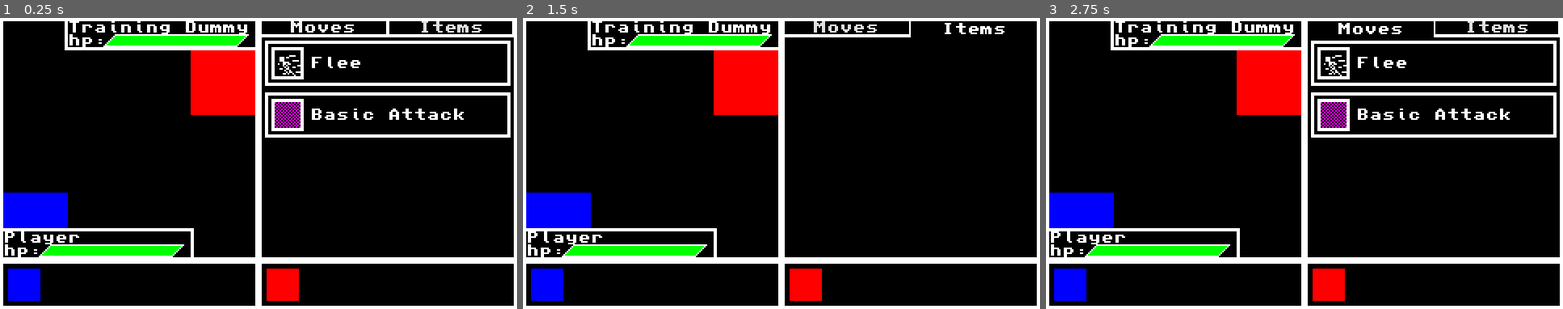
Above: before the commit, frames 1-3 (left to right).
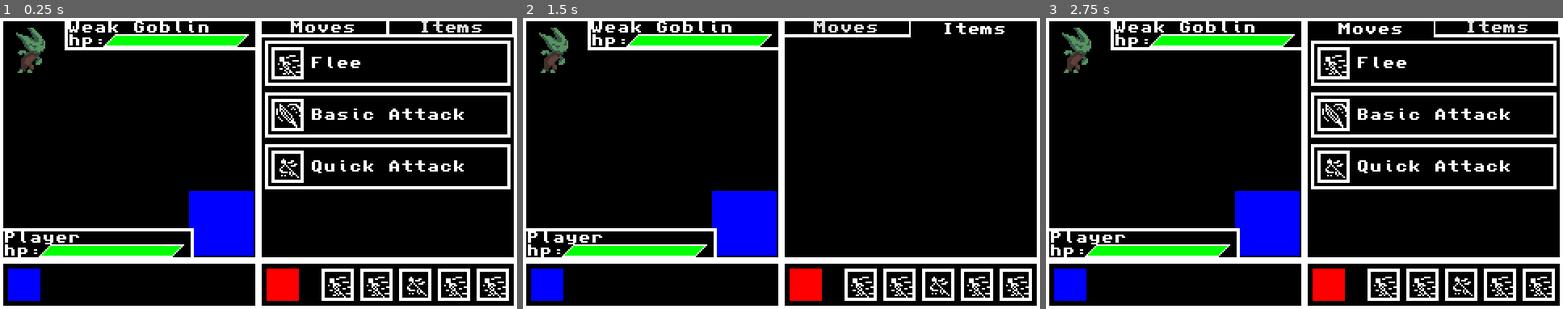
Above: after the commit, the same moments.

Repository: N0nken/turn-based
Game: Godot game, scene res://Scenes/TB Fight/tb_fight.tscn
Same seed, same stepped clock (60 frames per second), same inputs: the game is played once before the commit and once after it. The project has no main scene, so this scene is started directly.
Inputs:
- Up to frame 1 (0.25 s): no input
- Up to frame 2 (1.5 s): click "Moves" at 0.5 s; click "Items" at 1.25 s
- Up to frame 3 (2.75 s): click "Moves" at 2 s

The runs differ from the first frame. In frame 1, 12% of the frame differs, in the area x 0-99%, y 1-98%; in frame 2, 9.6%; in frame 3, 12%.

Commit message:
finalize battle structure and add weak goblin enemy

Diff:
--- a/Prefabs/TB Action Library/Resources/Moves/basic_attack.tres
+++ b/Prefabs/TB Action Library/Resources/Moves/basic_attack.tres
@@ -1,12 +1,16 @@
-[gd_resource type="Resource" script_class="TB_Basic_Attack" load_steps=2 format=3 uid="uid://cjk2gf7l6dx6r"]
+[gd_resource type="Resource" script_class="TB_BasicAttack" load_steps=3 format=3 uid="uid://b66fyi0u1xscw"]
 
+[ext_resource type="Texture2D" uid="uid://dnihvopt37wcy" path="res://Assets/Images/TB Action Icons/basic_attack.png" id="1_hle61"]
 [ext_resource type="Script" uid="uid://b5aj5o3a10npt" path="res://Prefabs/TB Action Library/Scripts/Moves/tb_basic_attack.gd" id="1_rrajv"]
 
 [resource]
+resource_local_to_scene = true
 script = ExtResource("1_rrajv")
 cost = 5
 speed = 5
 action_name = "Basic Attack"
 power = 5
 target_self = false
+icon = ExtResource("1_hle61")
+life_time = 0.5
 metadata/_custom_type_script = "uid://b5aj5o3a10npt"
--- a/Prefabs/TB Action Library/Resources/Moves/flee.tres
+++ b/Prefabs/TB Action Library/Resources/Moves/flee.tres
@@ -1,14 +1,16 @@
-[gd_resource type="Resource" script_class="TB_Flee" load_steps=3 format=3 uid="uid://d0m0e5jdfnww6"]
+[gd_resource type="Resource" script_class="TB_Flee" load_steps=3 format=3 uid="uid://43ehxfjvm01g"]
 
-[ext_resource type="Texture2D" uid="uid://lymg310j1arq" path="res://Assets/Images/TB Action Icons/flee.png" id="1_ekuyk"]
-[ext_resource type="Script" uid="uid://bb0e4hl2v2bm3" path="res://Prefabs/TB Action Library/Scripts/Moves/tb_flee.gd" id="2_rthb7"]
+[ext_resource type="Texture2D" uid="uid://lymg310j1arq" path="res://Assets/Images/TB Action Icons/flee.png" id="1_aqxw8"]
+[ext_resource type="Script" uid="uid://bb0e4hl2v2bm3" path="res://Prefabs/TB Action Library/Scripts/Moves/tb_flee.gd" id="2_phf7r"]
 
 [resource]
-script = ExtResource("2_rthb7")
+resource_local_to_scene = true
+script = ExtResource("2_phf7r")
 cost = 0
-speed = 0
+speed = 9999
 action_name = "Flee"
 power = 0
 target_self = false
-icon = ExtResource("1_ekuyk")
+icon = ExtResource("1_aqxw8")
+life_time = 0.5
 metadata/_custom_type_script = "uid://bb0e4hl2v2bm3"
--- /dev/null
+++ b/Prefabs/TB Action Library/Resources/Moves/quick_attack.tres
@@ -0,0 +1,16 @@
+[gd_resource type="Resource" script_class="TB_BasicAttack" load_steps=3 format=3 uid="uid://dmn2jv7qpcmu5"]
+
+[ext_resource type="Texture2D" uid="uid://divrs8ljuilqa" path="res://Assets/Images/TB Action Icons/quick_attack.png" id="1_go0hu"]
+[ext_resource type="Script" uid="uid://b5aj5o3a10npt" path="res://Prefabs/TB Action Library/Scripts/Moves/tb_basic_attack.gd" id="1_oqfar"]
+
+[resource]
+resource_local_to_scene = true
+script = ExtResource("1_oqfar")
+cost = 2
+speed = 999
+action_name = "Quick Attack"
+power = 2
+target_self = false
+icon = ExtResource("1_go0hu")
+life_time = 0.5
+metadata/_custom_type_script = "uid://b5aj5o3a10npt"
--- a/Prefabs/TB Action Library/Scripts/Moves/tb_flee.gd
+++ b/Prefabs/TB Action Library/Scripts/Moves/tb_flee.gd
@@ -2,10 +2,8 @@
 extends TB_Move
 
 func action() -> void:
-	print("flee attempt")
 	var flee_chance : float = 0.5
 	if randf() < flee_chance:
 		if tb_fight_root:
-			print("battler fled")
 			tb_fight_root.end_round_early = true
 			tb_fight_root.battler_fled = parent_battler
--- /dev/null
+++ b/Prefabs/TB Battlers/Enemies/Mamman/tb_mamman.gd
@@ -0,0 +1,2 @@
+class_name TB_Mamman
+extends TB_AiBattler
--- /dev/null
+++ b/Prefabs/TB Battlers/Enemies/Mamman/tb_mamman.tscn
@@ -0,0 +1,62 @@
+[gd_scene load_steps=12 format=3 uid="uid://djmx8wr87ooqf"]
+
+[ext_resource type="Script" uid="uid://72hpe6yy5j1a" path="res://Prefabs/TB Battlers/Enemies/Mamman/tb_mamman.gd" id="1_17wfl"]
+[ext_resource type="Script" uid="uid://ho8awdgl5gne" path="res://Prefabs/TB Action Library/Scripts/tb_action.gd" id="2_7ugcn"]
+[ext_resource type="Texture2D" uid="uid://do2claycxnbco" path="res://Assets/Images/TB Sprites/mamman.png" id="3_6p1yx"]
+[ext_resource type="Texture2D" uid="uid://dnihvopt37wcy" path="res://Assets/Images/TB Action Icons/basic_attack.png" id="3_tgm52"]
+[ext_resource type="Script" uid="uid://b5aj5o3a10npt" path="res://Prefabs/TB Action Library/Scripts/Moves/tb_basic_attack.gd" id="4_6b0in"]
+[ext_resource type="Texture2D" uid="uid://lymg310j1arq" path="res://Assets/Images/TB Action Icons/flee.png" id="5_amfkx"]
+[ext_resource type="Script" uid="uid://bb0e4hl2v2bm3" path="res://Prefabs/TB Action Library/Scripts/Moves/tb_flee.gd" id="6_8v6ou"]
+[ext_resource type="Texture2D" uid="uid://divrs8ljuilqa" path="res://Assets/Images/TB Action Icons/quick_attack.png" id="7_n2gc6"]
+
+[sub_resource type="Resource" id="Resource_bjhfu"]
+resource_local_to_scene = true
+script = ExtResource("4_6b0in")
+cost = 5
+speed = 5
+action_name = "Basic Attack"
+power = 5
+target_self = false
+icon = ExtResource("3_tgm52")
+life_time = 0.5
+metadata/_custom_type_script = "uid://b5aj5o3a10npt"
+
+[sub_resource type="Resource" id="Resource_ihosb"]
+resource_local_to_scene = true
+script = ExtResource("6_8v6ou")
+cost = 0
+speed = 9999
+action_name = "Flee"
+power = 0
+target_self = false
+icon = ExtResource("5_amfkx")
+life_time = 0.5
+metadata/_custom_type_script = "uid://bb0e4hl2v2bm3"
+
+[sub_resource type="Resource" id="Resource_o4g54"]
+resource_local_to_scene = true
+script = ExtResource("4_6b0in")
+cost = 2
+speed = 999
+action_name = "Quick Attack"
+power = 2
+target_self = false
+icon = ExtResource("7_n2gc6")
+life_time = 0.5
+metadata/_custom_type_script = "uid://b5aj5o3a10npt"
+
+[node name="TBMamman" type="Node2D" groups=["TB_Battlers"]]
+texture_filter = 1
+script = ExtResource("1_17wfl")
+battler_name = "Mamman"
+max_health = 10
+defense = 10
+turn_plan_capacity = 10
+move_set = Array[ExtResource("2_7ugcn")]([SubResource("Resource_bjhfu"), SubResource("Resource_ihosb"), SubResource("Resource_o4g54")])
+
+[node name="LatestActionTimer" type="Timer" parent="."]
+wait_time = 0.5
+one_shot = true
+
+[node name="Sprite2D" type="Sprite2D" parent="."]
+texture = ExtResource("3_6p1yx")
--- a/Prefabs/TB Battlers/Enemies/Training Dummy/training_dummy.tscn
+++ b/Prefabs/TB Battlers/Enemies/Training Dummy/tb_training_dummy.tscn
@@ -1,11 +1,11 @@
 [gd_scene load_steps=2 format=3 uid="uid://ci48xpmfsdlhk"]
 
-[ext_resource type="Script" uid="uid://jek1csrb24hn" path="res://Prefabs/TB Battlers/Enemies/Training Dummy/training_dummy.gd" id="1_gp6py"]
+[ext_resource type="Script" uid="uid://jek1csrb24hn" path="res://Prefabs/TB Battlers/Enemies/Training Dummy/tb_training_dummy.gd" id="1_4t10d"]
 
-[node name="TrainingDummy" type="Node2D" groups=["TB_Battlers"]]
-script = ExtResource("1_gp6py")
-max_health = 20
+[node name="TBTrainingDummy" type="Node2D" groups=["TB_Battlers"]]
+script = ExtResource("1_4t10d")
 battler_name = "Training Dummy"
+max_health = 9999
 
 [node name="ColorRect" type="ColorRect" parent="."]
 offset_right = 40.0
--- /dev/null
+++ b/Prefabs/TB Battlers/Enemies/Weak Goblin/tb_weak_goblin.gd
@@ -0,0 +1,2 @@
+class_name TB_WeakGoblin
+extends TB_AiBattler
--- /dev/null
+++ b/Prefabs/TB Battlers/Enemies/Weak Goblin/tb_weak_goblin.tscn
@@ -0,0 +1,72 @@
+[gd_scene load_steps=14 format=3 uid="uid://br37vntb3dyh0"]
+
+[ext_resource type="Script" uid="uid://b2a7udlxgpxkg" path="res://Prefabs/TB Battlers/Enemies/Weak Goblin/tb_weak_goblin.gd" id="1_du0gp"]
+[ext_resource type="Script" uid="uid://ho8awdgl5gne" path="res://Prefabs/TB Action Library/Scripts/tb_action.gd" id="2_vau60"]
+[ext_resource type="Texture2D" uid="uid://dnihvopt37wcy" path="res://Assets/Images/TB Action Icons/basic_attack.png" id="3_0lwt2"]
+[ext_resource type="Texture2D" uid="uid://divrs8ljuilqa" path="res://Assets/Images/TB Action Icons/quick_attack.png" id="3_y8tr0"]
+[ext_resource type="Script" uid="uid://b5aj5o3a10npt" path="res://Prefabs/TB Action Library/Scripts/Moves/tb_basic_attack.gd" id="4_ta5cg"]
+[ext_resource type="Texture2D" uid="uid://lymg310j1arq" path="res://Assets/Images/TB Action Icons/flee.png" id="6_vbk73"]
+[ext_resource type="Script" uid="uid://bb0e4hl2v2bm3" path="res://Prefabs/TB Action Library/Scripts/Moves/tb_flee.gd" id="7_6hd7s"]
+[ext_resource type="Texture2D" uid="uid://sxkcuckp4neh" path="res://Assets/Images/TB Sprites/weak_goblin.png" id="8_6hd7s"]
+[ext_resource type="Shader" uid="uid://b7rujrfrknx7g" path="res://Shaders/hit_effect.gdshader" id="8_htmul"]
+
+[sub_resource type="ShaderMaterial" id="ShaderMaterial_htmul"]
+shader = ExtResource("8_htmul")
+shader_parameter/enabled = false
+
+[sub_resource type="Resource" id="Resource_bjhfu"]
+resource_local_to_scene = true
+script = ExtResource("4_ta5cg")
+cost = 2
+speed = 999
+action_name = "Quick Attack"
+power = 2
+target_self = false
+icon = ExtResource("3_y8tr0")
+life_time = 0.5
+metadata/_custom_type_script = "uid://b5aj5o3a10npt"
+
+[sub_resource type="Resource" id="Resource_ihosb"]
+resource_local_to_scene = true
+script = ExtResource("4_ta5cg")
+cost = 5
+speed = 5
+action_name = "Basic Attack"
+power = 5
+target_self = false
+icon = ExtResource("3_0lwt2")
+life_time = 0.5
+metadata/_custom_type_script = "uid://b5aj5o3a10npt"
+
+[sub_resource type="Resource" id="Resource_o4g54"]
+resource_local_to_scene = true
+script = ExtResource("7_6hd7s")
+cost = 0
+speed = 9999
+action_name = "Flee"
+power = 0
+target_self = false
+icon = ExtResource("6_vbk73")
+life_time = 0.5
+metadata/_custom_type_script = "uid://bb0e4hl2v2bm3"
+
+[node name="TBWeakGoblin" type="Node2D" groups=["TB_Battlers"]]
+texture_filter = 1
+material = SubResource("ShaderMaterial_htmul")
+script = ExtResource("1_du0gp")
+battler_name = "Weak Goblin"
+max_health = 10
+speed = 5
+turn_plan_capacity = 10
+move_set = Array[ExtResource("2_vau60")]([SubResource("Resource_bjhfu"), SubResource("Resource_ihosb"), SubResource("Resource_o4g54")])
+
+[node name="LatestActionTimer" type="Timer" parent="."]
+wait_time = 0.5
+one_shot = true
+
+[node name="Sprite2D" type="Sprite2D" parent="."]
+use_parent_material = true
+texture = ExtResource("8_6hd7s")
+
+[node name="HitEffectTimer" type="Timer" parent="."]
+wait_time = 0.1
--- a/Prefabs/TB Battlers/Enemies/tb_ai_battler.gd
+++ b/Prefabs/TB Battlers/Enemies/tb_ai_battler.gd
@@ -1,5 +1,11 @@
 class_name TB_AiBattler
 extends TB_Battler
+
+@export var level := 1
+
+func _ready() -> void:
+	super()
+
 
 func plan_turns(smart : bool = false) -> void:
 	if smart:
@@ -13,9 +19,24 @@
 
 
 func _plan_dumb_helper() -> void:
-	while used_turn_plan_capacity < turn_plan_capacity:
+	if move_set.size() == 0:
+		finish_planning()
+		return
+	while used_turn_plan_capacity < turn_plan_capacity and planned_turns.size() < max_planned_turns:
 		var next_turn : TB_Action = move_set.pick_random()
 		if next_turn.target_self:
 			next_turn.target = self
 		else:
 			next_turn.target = get_tree().root.get_node("TBFight").player_battler
+
+		if used_turn_plan_capacity + next_turn.cost <= turn_plan_capacity:
+			planned_turns.append(next_turn)
+			used_turn_plan_capacity += next_turn.cost
+
+		var no_available_action := true
+		for action in move_set:
+			if used_turn_plan_capacity + action.cost <= turn_plan_capacity:
+				no_available_action = false
+		if no_available_action:
+			break
+	finish_planning()
--- a/Prefabs/TB Battlers/TB Player/tb_player.gd
+++ b/Prefabs/TB Battlers/TB Player/tb_player.gd
@@ -1,9 +1,18 @@
 class_name TB_Player
 extends TB_Battler
 
+@export var backpack : Array[TB_Item] = []
+
 func _ready() -> void:
+	self.max_health = Player.max_health
+	self.health = max_health
+	self.strength = Player.strength
+	self.speed = Player.speed
+	self.turn_plan_capacity = Player.turn_plan_capacity
+	self.battler_name = Player.battler_name
+	for move_code in Player.move_set:
+		self.move_set.append(load(Filepaths.ATTACK_LIBRARY[move_code]))
 	super()
-
 
 func plan_action(action : TB_Action) -> bool:
 	if action.target_self:
--- a/Prefabs/TB Battlers/TB Player/tb_player.tscn
+++ b/Prefabs/TB Battlers/TB Player/tb_player.tscn
@@ -1,21 +1,21 @@
-[gd_scene load_steps=5 format=3 uid="uid://h8nyj1e74l0b"]
+[gd_scene load_steps=4 format=3 uid="uid://h8nyj1e74l0b"]
 
 [ext_resource type="Script" uid="uid://coodnq47k2fhm" path="res://Prefabs/TB Battlers/TB Player/tb_player.gd" id="1_258aq"]
-[ext_resource type="Script" uid="uid://ho8awdgl5gne" path="res://Prefabs/TB Action Library/Scripts/tb_action.gd" id="2_0l53j"]
-[ext_resource type="Resource" uid="uid://d0m0e5jdfnww6" path="res://Prefabs/TB Action Library/Resources/Moves/flee.tres" id="3_pt0f6"]
-[ext_resource type="Resource" uid="uid://cjk2gf7l6dx6r" path="res://Prefabs/TB Action Library/Resources/Moves/basic_attack.tres" id="4_erqv3"]
+[ext_resource type="Shader" uid="uid://b7rujrfrknx7g" path="res://Shaders/hit_effect.gdshader" id="1_xi8uh"]
+
+[sub_resource type="ShaderMaterial" id="ShaderMaterial_xuaa5"]
+shader = ExtResource("1_xi8uh")
+shader_parameter/enabled = false
 
 [node name="TBPlayer" type="Node2D" groups=["TB_Battlers"]]
+material = SubResource("ShaderMaterial_xuaa5")
 script = ExtResource("1_258aq")
+battler_name = "Player"
+max_health = 10
 turn_plan_capacity = 10
-move_set = Array[ExtResource("2_0l53j")]([ExtResource("3_pt0f6"), ExtResource("4_erqv3")])
-max_health = 10
-battler_name = "Player"
-
-[node name="AnimatedSprite2D" type="AnimatedSprite2D" parent="."]
-visible = false
 
 [node name="ColorRect" type="ColorRect" parent="."]
+use_parent_material = true
 offset_right = 40.0
 offset_bottom = 40.0
 color = Color(0, 0, 1, 1)
@@ -23,3 +23,6 @@
 [node name="LatestActionTimer" type="Timer" parent="."]
 wait_time = 0.5
 one_shot = true
+
+[node name="HitEffectTimer" type="Timer" parent="."]
+wait_time = 0.1
--- a/Prefabs/TB Battlers/tb_battler.gd
+++ b/Prefabs/TB Battlers/tb_battler.gd
@@ -14,16 +14,16 @@
 
 const max_planned_turns := 5
 
-@export var turn_plan_capacity := 0
+@export var battler_name := ""
+@export var max_health := 0
 @export var strength := 1
 @export var speed := 1
+@export var defense := 1
+@export var turn_plan_capacity := 0
 @export var move_set : Array[TB_Action] = []
-@export var max_health := 0
-@export var battler_name := ""
 
 var used_turn_plan_capacity := 0
 var planned_turns : Array[TB_Action] = []
-var planned_turns_count := 0
 
 var alive : bool = true
 var active : bool = false
@@ -36,6 +36,8 @@
 		action.parent_battler = self
 		action.tb_fight_root = get_tree().root.get_node("TBFight")
 	latest_action_timer.timeout.connect(_action_ended)
+	damaged.connect(_on_damaged)
+	get_node("HitEffectTimer").timeout.connect(_on_hit_effect_end)
 
 
 func damage(dmg : int) -> void:
@@ -47,19 +49,15 @@
 	elif dmg < 0:
 		healed.emit(dmg)
 	if health <= 0:
-		print(self, " died")
 		died.emit()
-
-	print(health, " ", dmg)
 
 
 func plan_action(action : TB_Action) -> bool:
-	if (planned_turns_count == max_planned_turns
+	if (planned_turns.size() == max_planned_turns
 	or used_turn_plan_capacity + action.cost > turn_plan_capacity):
 		return false
 	planned_turns.append(action)
 	used_turn_plan_capacity += action.cost
-	planned_turns_count += 1
 	return true
 
 
@@ -78,3 +76,12 @@
 
 func _action_ended() -> void:
 	action_ended.emit()
+
+
+func _on_damaged(_dmg : int) -> void:
+	get_node("HitEffectTimer").start()
+	self.material.set_shader_parameter("enabled", true)
+
+
+func _on_hit_effect_end() -> void:
+	self.material.set_shader_parameter("enabled", false)
--- a/Scenes/TB Fight/TB Fight UI/Scripts/tb_ui.gd
+++ b/Scenes/TB Fight/TB Fight UI/Scripts/tb_ui.gd
@@ -11,7 +11,7 @@
 var packed_action_icon := preload("res://Scenes/TB Fight/TB Fight UI/tb_fight_move_icon.tscn")
 
 @onready var player : TB_Player = get_tree().root.get_node("TBFight/Battlers/TBPlayer")
-var enemy : TB_AiBattler = null
+var enemy : TB_AiBattler = null # defined in _ready()
 
 func _ready() -> void:
 	for node in get_tree().root.get_node("TBFight/Battlers").get_children():
@@ -27,6 +27,7 @@
 	tb_battler_hp_2.init_self()
 	player.action_started.connect(_on_action_started)
 	enemy.action_started.connect(_on_action_started)
+	enemy.finished_planning.connect(_on_enemy_finished_planning)
 
 
 func load_player_move_set() -> void:
@@ -44,13 +45,21 @@
 func _on_action_selected(action : TB_Action) -> void:
 	if !player.plan_action(action):
 		return
+	_load_action_icon(action, get_node("Control/PlannedMoves/Player/MarginContainer/ScrollContainer/HBoxContainer"))
+
+
+func _on_enemy_finished_planning() -> void:
+	for action in enemy.planned_turns:
+		_load_action_icon(action, get_node("Control/PlannedMoves/Enemy/MarginContainer/ScrollContainer/HBoxContainer"))
+
+
+func _load_action_icon(action : TB_Action, parent_container : HBoxContainer) -> void:
 	var new_planned_action = packed_action_icon.instantiate()
 	new_planned_action.set_icon(action.icon)
-	get_node("Control/PlannedMoves/Player/MarginContainer/ScrollContainer/HBoxContainer").add_child(new_planned_action)
+	parent_container.add_child(new_planned_action)
 
 
 func _on_action_started(_action : TB_Action, battler : TB_Battler):
-	print(_action.action_name, " was used by ", battler)
 	var parent_container : HBoxContainer = null
 	if battler == player:
 		parent_container = get_node("Control/PlannedMoves/Player/MarginContainer/ScrollContainer/HBoxContainer")
--- a/Scenes/TB Fight/tb_fight.gd
+++ b/Scenes/TB Fight/tb_fight.gd
@@ -48,7 +48,7 @@
 @onready var end_screen_timer : Timer = get_node("EndScreenTimer")
 
 func _ready() -> void:
-	for battler in get_tree().get_nodes_in_group("TB_Battlers"):
+	for battler in get_node("Battlers").get_children():
 		if battler is TB_Player:
 			player_battler = battler
 		elif battler is TB_AiBattler:
@@ -57,13 +57,14 @@
 		battler.action_ended.connect(_on_action_ended)
 		battler.planned_turns_finished.connect(_on_battler_planned_turns_finished.bind(battler))
 		battler.died.connect(_on_battler_died)
+	enemy_battler.plan_turns()
 
 
 func _on_battler_finished_planning() -> void:
 	# Safeguard against multiple plan confirmations
 	if phase != Phases.PLANNING:
 		return
-	if not (player_battler.active or enemy_battler.active):
+	if (not player_battler.active) or (not enemy_battler.active):
 		return
 	phase = Phases.EXECUTING
 	_execute_next_action()
@@ -109,13 +110,11 @@
 		return
 	phase = Phases.PLANNING
 	player_battler.used_turn_plan_capacity = 0
-	player_battler.planned_turns_count = 0
 	enemy_battler.used_turn_plan_capacity = 0
-	enemy_battler.planned_turns_count = 0
+	enemy_battler.plan_turns()
 
 
 func _end_fight() -> void:
-	print("ended fight")
 	phase = Phases.ENDING
 	var exit_state := ExitStates.PLAYER_WON
 	if player_battler.health <= 0:
--- a/Scenes/TB Fight/tb_fight.tscn
+++ b/Scenes/TB Fight/tb_fight.tscn
@@ -1,15 +1,55 @@
-[gd_scene load_steps=21 format=3 uid="uid://cshr2j6cgmwge"]
+[gd_scene load_steps=28 format=3 uid="uid://cshr2j6cgmwge"]
 
 [ext_resource type="Script" uid="uid://d3xo1gyuyisis" path="res://Scenes/TB Fight/tb_fight.gd" id="1_of3kh"]
 [ext_resource type="PackedScene" uid="uid://h8nyj1e74l0b" path="res://Prefabs/TB Battlers/TB Player/tb_player.tscn" id="2_3wec6"]
-[ext_resource type="PackedScene" uid="uid://ci48xpmfsdlhk" path="res://Prefabs/TB Battlers/Enemies/Training Dummy/training_dummy.tscn" id="3_iac33"]
+[ext_resource type="Script" uid="uid://ho8awdgl5gne" path="res://Prefabs/TB Action Library/Scripts/tb_action.gd" id="3_7gxsw"]
+[ext_resource type="PackedScene" uid="uid://br37vntb3dyh0" path="res://Prefabs/TB Battlers/Enemies/Weak Goblin/tb_weak_goblin.tscn" id="3_bjhfu"]
 [ext_resource type="Script" uid="uid://dgnknjvmkxi6l" path="res://Scenes/TB Fight/TB Fight UI/Scripts/tb_ui.gd" id="4_3ur25"]
-[ext_resource type="Script" uid="uid://ho8awdgl5gne" path="res://Prefabs/TB Action Library/Scripts/tb_action.gd" id="4_j0k82"]
 [ext_resource type="PackedScene" uid="uid://drmpyiwokjhyr" path="res://Scenes/TB Fight/TB Fight UI/tb_ui_battler_hp.tscn" id="5_3ur25"]
-[ext_resource type="Resource" uid="uid://cjk2gf7l6dx6r" path="res://Prefabs/TB Action Library/Resources/Moves/basic_attack.tres" id="5_mftn5"]
+[ext_resource type="Texture2D" uid="uid://divrs8ljuilqa" path="res://Assets/Images/TB Action Icons/quick_attack.png" id="5_52f3r"]
+[ext_resource type="Texture2D" uid="uid://dnihvopt37wcy" path="res://Assets/Images/TB Action Icons/basic_attack.png" id="5_e40qv"]
+[ext_resource type="Script" uid="uid://b5aj5o3a10npt" path="res://Prefabs/TB Action Library/Scripts/Moves/tb_basic_attack.gd" id="5_mftn5"]
 [ext_resource type="Script" uid="uid://cjxq8aivek6xo" path="res://Scenes/TB Fight/TB Fight UI/Scripts/accept_plan.gd" id="5_of3kh"]
 [ext_resource type="Script" uid="uid://urs2q34c06m2" path="res://Scenes/TB Fight/TB Fight UI/Scripts/tab_bar.gd" id="5_ws8c2"]
 [ext_resource type="FontFile" uid="uid://c2h2ioj5qcxdf" path="res://Assets/Fonts/Bescii-Mono.ttf" id="7_7gxsw"]
+[ext_resource type="Texture2D" uid="uid://lymg310j1arq" path="res://Assets/Images/TB Action Icons/flee.png" id="8_bjhfu"]
+[ext_resource type="Script" uid="uid://bb0e4hl2v2bm3" path="res://Prefabs/TB Action Library/Scripts/Moves/tb_flee.gd" id="9_ihosb"]
+
+[sub_resource type="Resource" id="Resource_bjhfu"]
+resource_local_to_scene = true
+script = ExtResource("5_mftn5")
+cost = 2
+speed = 999
+action_name = "Quick Attack"
+power = 2
+target_self = false
+icon = ExtResource("5_52f3r")
+life_time = 0.5
+metadata/_custom_type_script = "uid://b5aj5o3a10npt"
+
+[sub_resource type="Resource" id="Resource_ihosb"]
+resource_local_to_scene = true
+script = ExtResource("5_mftn5")
+cost = 5
+speed = 5
+action_name = "Basic Attack"
+power = 5
+target_self = false
+icon = ExtResource("5_e40qv")
+life_time = 0.5
+metadata/_custom_type_script = "uid://b5aj5o3a10npt"
+
+[sub_resource type="Resource" id="Resource_o4g54"]
+resource_local_to_scene = true
+script = ExtResource("9_ihosb")
+cost = 0
+speed = 9999
+action_name = "Flee"
+power = 0
+target_self = false
+icon = ExtResource("8_bjhfu")
+life_time = 0.5
+metadata/_custom_type_script = "uid://bb0e4hl2v2bm3"
 
 [sub_resource type="StyleBoxFlat" id="StyleBoxFlat_iac33"]
 bg_color = Color(0, 0, 0, 1)
@@ -80,11 +120,11 @@
 [node name="Battlers" type="Node" parent="."]
 
 [node name="TBPlayer" parent="Battlers" instance=ExtResource("2_3wec6")]
-position = Vector2(2, 108)
-
-[node name="TrainingDummy" parent="Battlers" instance=ExtResource("3_iac33")]
-position = Vector2(118, 20)
-move_set = Array[ExtResource("4_j0k82")]([ExtResource("5_mftn5")])
+position = Vector2(117, 107)
+
+[node name="TBWeakGoblin" parent="Battlers" instance=ExtResource("3_bjhfu")]
+position = Vector2(22, 18)
+move_set = Array[ExtResource("3_7gxsw")]([SubResource("Resource_bjhfu"), SubResource("Resource_ihosb"), SubResource("Resource_o4g54")])
 
 [node name="UI" type="CanvasLayer" parent="."]
 follow_viewport_enabled = true
--- /dev/null
+++ b/Shaders/hit_effect.gdshader
@@ -0,0 +1,20 @@
+shader_type canvas_item;
+
+uniform bool enabled;
+
+void vertex() {
+	// Called for every vertex the material is visible on.
+}
+
+void fragment() {
+	if (enabled) {
+		if (COLOR.a > 0.0){
+			COLOR = vec4(1.0,1.0,1.0,1.0);
+		}
+	}
+}
+
+//void light() {
+//	// Called for every pixel for every light affecting the CanvasItem.
+//	// Uncomment to replace the default light processing function with this one.
+//}
--- /dev/null
+++ b/System/Singletons/filepaths.gd
@@ -0,0 +1,11 @@
+extends Node
+
+const ATTACK_LIBRARY := {
+	"flee" : "uid://43ehxfjvm01g",
+	"basic_attack" : "uid://b66fyi0u1xscw",
+	"quick_attack" : "uid://dmn2jv7qpcmu5",
+}
+const ITEM_LIBRARY_BASE := "res://Prefabs/TB Action Library/Resources/Items/"
+const ITEM_LIBRARY := {
+
+}
--- /dev/null
+++ b/System/Singletons/json_e.gd
@@ -0,0 +1,17 @@
+extends Node
+
+var json = JSON.new()
+
+func read_file(filepath):
+	var file = FileAccess.open(filepath, FileAccess.READ)
+	var content = file.get_as_text()
+	return content
+
+func read_json(filepath):
+	var stringContent = read_file(filepath)
+	var error = json.parse(stringContent)
+	if error == OK:
+		var data_received = json.data
+		return data_received
+	else:
+		print("JSON Parse Error: ", json.get_error_message(), " in ", stringContent, " at line ", json.get_error_line())
--- /dev/null
+++ b/System/Singletons/player.gd
@@ -0,0 +1,10 @@
+extends Node
+
+var health := 0
+var max_health := 10
+var strength := 1
+var speed := 1
+var turn_plan_capacity := 10
+var battler_name := "Player"
+var move_set : Array[String] = ["flee", "basic_attack", "quick_attack"]
+var backpack : Array[String] = []
--- a/project.godot
+++ b/project.godot
@@ -13,6 +13,12 @@
 config/name="turn-based"
 config/features=PackedStringArray("4.4", "Forward Plus")
 config/icon="res://icon.svg"
+
+[autoload]
+
+JSONe="*res://System/Singletons/json_e.gd"
+Player="*res://System/Singletons/player.gd"
+Filepaths="*res://System/Singletons/filepaths.gd"
 
 [display]
 
Binary file added: Assets/Images/TB Action Icons/basic_attack.png
Not shown, added: Assets/Images/TB Action Icons/basic_attack.png.import
Binary file added: Assets/Images/TB Action Icons/quick_attack.png
Not shown, added: Assets/Images/TB Action Icons/quick_attack.png.import
Binary file added: Assets/Images/TB Sprites/mamman.png
Not shown, added: Assets/Images/TB Sprites/mamman.png.import
Binary file added: Assets/Images/TB Sprites/weak_goblin.png
Not shown, added: Assets/Images/TB Sprites/weak_goblin.png.import
Not shown, added: Prefabs/TB Battlers/Enemies/Mamman/tb_mamman.gd.uid
Renamed: Prefabs/TB Battlers/Enemies/Training Dummy/training_dummy.gd -> Prefabs/TB Battlers/Enemies/Training Dummy/tb_training_dummy.gd
Renamed: Prefabs/TB Battlers/Enemies/Training Dummy/training_dummy.gd.uid -> Prefabs/TB Battlers/Enemies/Training Dummy/tb_training_dummy.gd.uid
Not shown, added: Prefabs/TB Battlers/Enemies/Weak Goblin/tb_weak_goblin.gd.uid
(and 4 more such lines)
